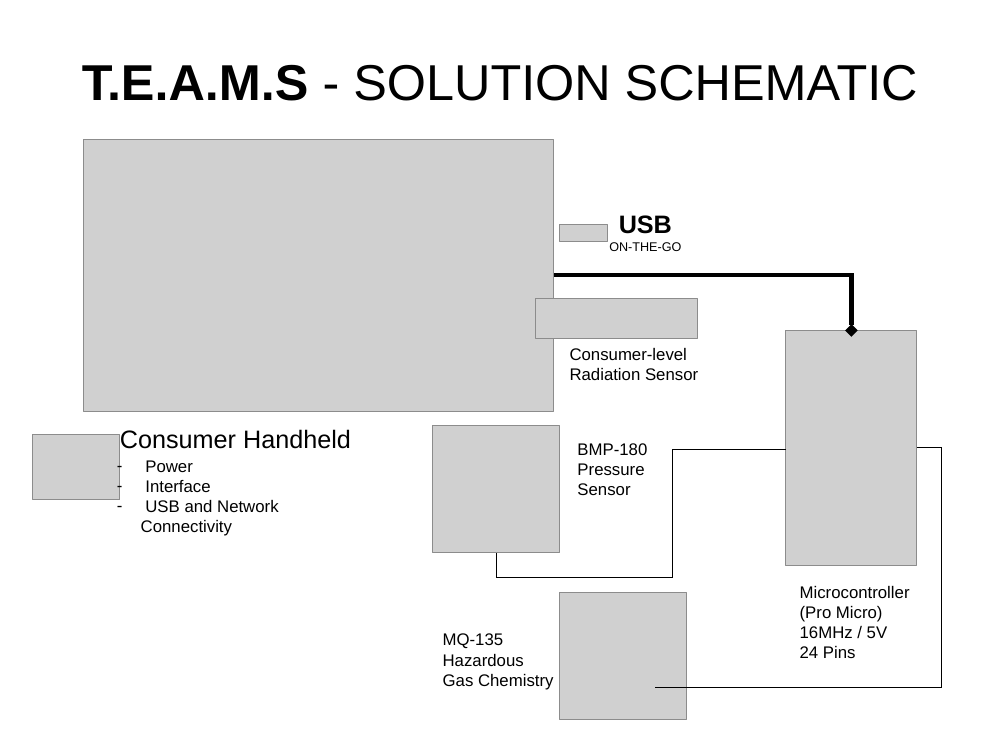
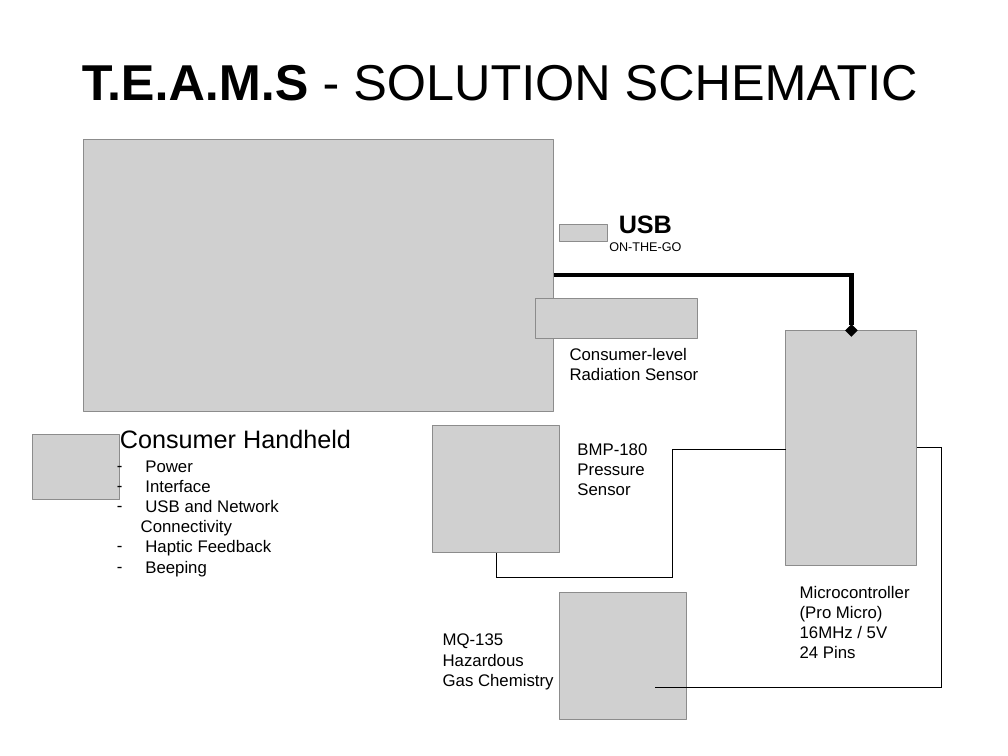
Before and after one commit to sdesalas/spaceapps2016-TEAM, a slide deck: slide 1 of design/schematic.ppt. Drawn at 1008x756 pixels with LibreOffice and Linux fonts; fonts in the diff are those of the drawing; grey boxes stand for pictures. Boxes give left, top, right and bottom in pixels: in the first picture for what was removed or moved away, otherwise in the second. Text is boxed around its words. In the diff, an @@ line names an element or a change of style, - is before the commit and + after.

```diff
--- a/design/schematic.ppt
+++ b/design/schematic.ppt
@@ text at [145,540,272,577]: paragraphs added @@
+– Haptic Feedback
+– Beeping
```
Also in this commit, not shown: 1 other file.
